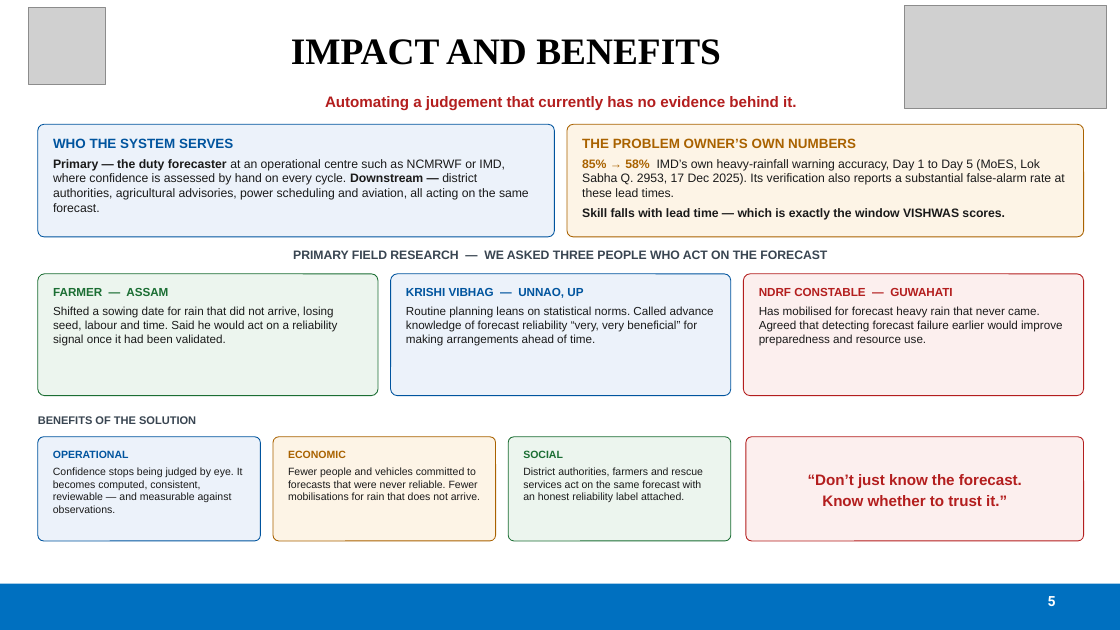
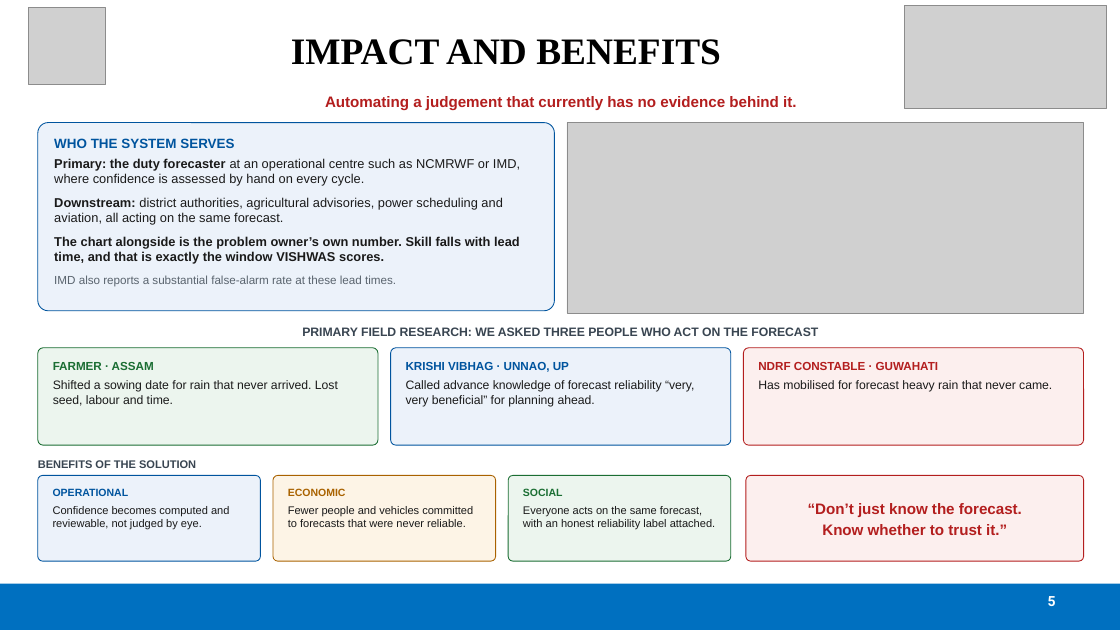
Before and after one commit to devanshxNishu/vishwas, a slide deck: slide 5 of deck/VISHWAS_SIH.pptx. Drawn at 1120x630 pixels with LibreOffice and Linux fonts; fonts in the diff are those of the drawing; grey boxes stand for pictures. Boxes give left, top, right and bottom in pixels: in the first picture for what was removed or moved away, otherwise in the second. Text is boxed around its words. In the diff, an @@ line names an element or a change of style, - is before the commit and + after.

```diff
--- a/deck/VISHWAS_SIH.pptx
+++ b/deck/VISHWAS_SIH.pptx
@@ rounded rectangle "WHO THE SYSTEM SERVES": place and size @@
-rounded rectangle "WHO THE SYSTEM SERVES" at [38,124,555,237]
+rounded rectangle "WHO THE SYSTEM SERVES" at [38,123,555,311]
@@ rounded rectangle removed at [567,124,1084,237] @@
-THE PROBLEM OWNER’S OWN NUMBERS
-85% → 58% IMD’s own heavy-rainfall warning accuracy, Day 1 to Day 5 (MoES, Lok Sabha Q. 2953, 17 Dec 2025). Its verification also reports a substantial false-alarm rate at these lead times.
-Skill falls with lead time — which is exactly the window VISHWAS scores.
@@ picture added at [567,123,1084,313] @@
@@ text in rounded rectangle at [54,158,520,287]: text changed; size 10.5 to 11 pt @@
-Primary — the duty forecaster at an operational centre such as NCMRWF or IMD, where confidence is assessed by hand on every cycle. Downstream — district authorities, agricultural advisories, power scheduling and aviation, all acting on the same forecast.
+Primary: the duty forecaster at an operational centre such as NCMRWF or IMD, where confidence is assessed by hand on every cycle.
+Downstream: district authorities, agricultural advisories, power scheduling and aviation, all acting on the same forecast.
+The chart alongside is the problem owner’s own number. Skill falls with lead time, and that is exactly the window VISHWAS scores.
+IMD also reports a substantial false-alarm rate at these lead times.
@@ text at [302,327,818,336]: text changed @@
-PRIMARY FIELD RESEARCH — WE ASKED THREE PEOPLE WHO ACT ON THE FORECAST
+PRIMARY FIELD RESEARCH: WE ASKED THREE PEOPLE WHO ACT ON THE FORECAST
@@ rounded rectangle "FARMER · ASSAM": place and size @@
-rounded rectangle "FARMER · ASSAM" at [38,274,378,396]
+rounded rectangle "FARMER · ASSAM" at [38,348,378,445]
@@ rounded rectangle "KRISHI VIBHAG · UNNAO, UP": place and size @@
-rounded rectangle "KRISHI VIBHAG · UNNAO, UP" at [391,274,731,396]
+rounded rectangle "KRISHI VIBHAG · UNNAO, UP" at [391,348,731,445]
@@ rounded rectangle "NDRF CONSTABLE · GUWAHATI": place and size @@
-rounded rectangle "NDRF CONSTABLE · GUWAHATI" at [744,274,1084,396]
+rounded rectangle "NDRF CONSTABLE · GUWAHATI" at [744,348,1084,445]
@@ text in rounded rectangle at [53,362,338,406]: text changed; size 10 to 10.5 pt @@
-FARMER — ASSAM
-Shifted a sowing date for rain that did not arrive, losing seed, labour and time. Said he would act on a reliability signal once it had been validated.
+FARMER · ASSAM
+Shifted a sowing date for rain that never arrived. Lost seed, labour and time.
@@ text in rounded rectangle at [406,362,695,407]: text changed; size 10 to 10.5 pt @@
-KRISHI VIBHAG — UNNAO, UP
-Routine planning leans on statistical norms. Called advance knowledge of forecast reliability “very, very beneficial” for making arrangements ahead of time.
+KRISHI VIBHAG · UNNAO, UP
+Called advance knowledge of forecast reliability “very, very beneficial” for planning ahead.
@@ text in rounded rectangle at [758,362,1052,392]: text changed; size 10 to 10.5 pt @@
-NDRF CONSTABLE — GUWAHATI
-Has mobilised for forecast heavy rain that never came. Agreed that detecting forecast failure earlier would improve preparedness and resource use.
+NDRF CONSTABLE · GUWAHATI
+Has mobilised for forecast heavy rain that never came.
@@ text "BENEFITS OF THE SOLUTION": place and size @@
-text "BENEFITS OF THE SOLUTION" at [38,416,196,424]
+text "BENEFITS OF THE SOLUTION" at [38,460,196,468]
@@ rounded rectangle "OPERATIONAL": place and size @@
-rounded rectangle "OPERATIONAL" at [38,437,260,541]
+rounded rectangle "OPERATIONAL" at [38,476,260,561]
@@ rounded rectangle "ECONOMIC": place and size @@
-rounded rectangle "ECONOMIC" at [273,437,496,541]
+rounded rectangle "ECONOMIC" at [273,476,496,561]
@@ rounded rectangle "SOCIAL": place and size @@
-rounded rectangle "SOCIAL" at [508,437,731,541]
+rounded rectangle "SOCIAL" at [508,476,731,561]
@@ rounded rectangle "“Don’t just know the forecast.": place and size @@
-rounded rectangle "“Don’t just know the forecast." at [746,437,1084,541]
+rounded rectangle "“Don’t just know the forecast." at [746,476,1084,561]
@@ text in rounded rectangle at [53,506,229,530]: text changed; size 9 to 9.5 pt @@
-Confidence stops being judged by eye. It becomes computed, consistent, reviewable — and measurable against observations.
+Confidence becomes computed and reviewable, not judged by eye.
@@ text in rounded rectangle at [288,506,473,527]: text changed; size 9 to 9.5 pt @@
-Fewer people and vehicles committed to forecasts that were never reliable. Fewer mobilisations for rain that does not arrive.
+Fewer people and vehicles committed to forecasts that were never reliable.
@@ text in rounded rectangle at [523,506,715,530]: text changed; size 9 to 9.5 pt @@
-District authorities, farmers and rescue services act on the same forecast with an honest reliability label attached.
+Everyone acts on the same forecast, with an honest reliability label attached.
```
Also in this commit, not shown: 5 other slides changed, 14 other files.
